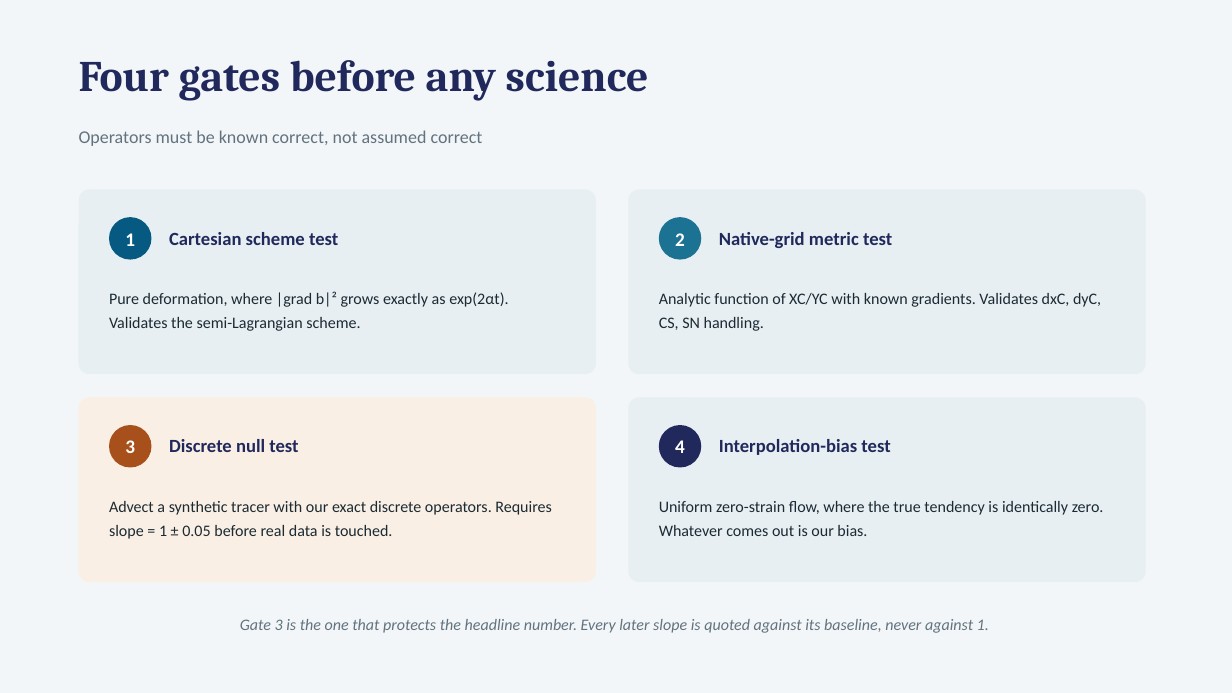
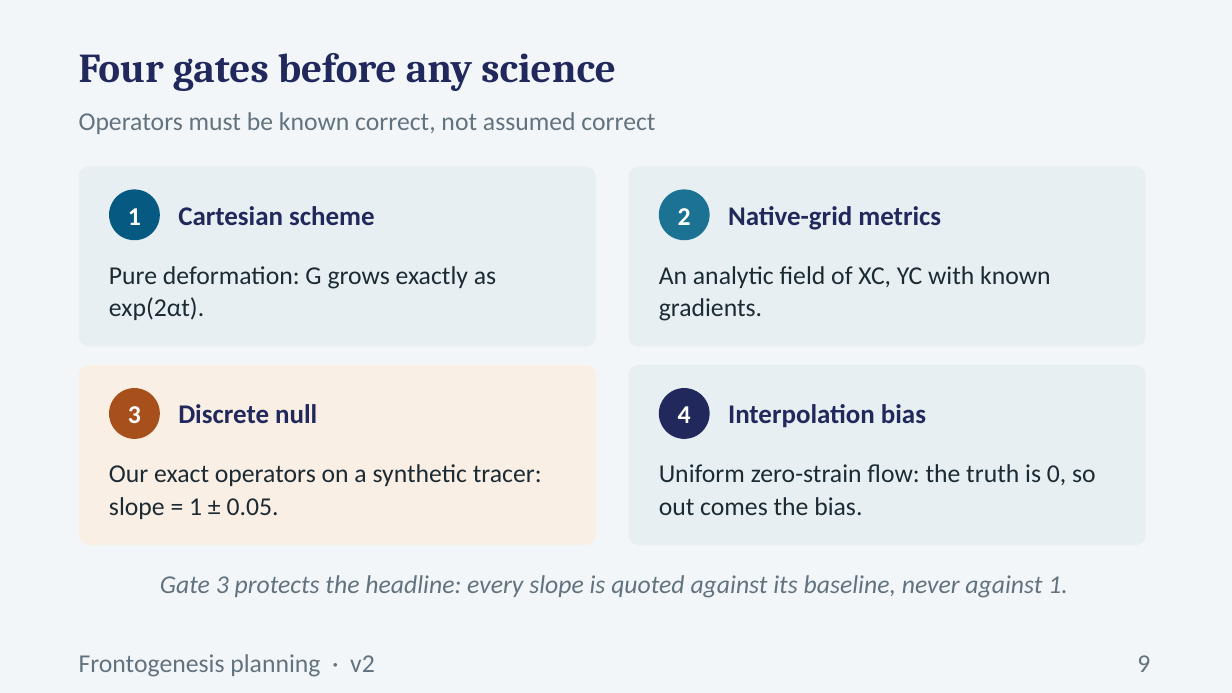
Before and after one commit to Sea-Meets-the-Stars/fronts, a slide deck: slide 9 of dev/frontogenesis/deck/Frontogenesis_Planning.pptx. Drawn at 1232x693 pixels with LibreOffice and Linux fonts; fonts in the diff are those of the drawing. Boxes give left, top, right and bottom in pixels: in the first picture for what was removed or moved away, otherwise in the second. Text is boxed around its words. In the diff, an @@ line names an element or a change of style, - is before the commit and + after.

Commit message:
slide update

```diff
--- a/dev/frontogenesis/deck/Frontogenesis_Planning.pptx
+++ b/dev/frontogenesis/deck/Frontogenesis_Planning.pptx
@@ text "Four gates before any science": place and size @@
-text "Four gates before any science" at [79, 60, 649, 101]
+text "Four gates before any science" at [79, 53, 616, 91]
@@ text "Four gates before any science" at [79, 53, 616, 91]: size 34 to 32 pt; line spacing 1 to 1.05; less space between paragraphs @@
@@ text "Operators must be known correct, ...": place and size @@
-text "Operators must be known correct, ..." at [79, 130, 483, 146]
+text "Operators must be known correct, ..." at [79, 112, 655, 134]
@@ text "Operators must be known correct, ..." at [79, 112, 655, 134]: size 14 to 20 pt; line spacing 1 to 1.05 @@
@@ rounded rectangle: place and size @@
-rounded rectangle at [79, 189, 596, 374]
+rounded rectangle at [79, 166, 596, 347]
@@ rounded rectangle: place and size @@
-rounded rectangle at [628, 189, 1146, 374]
+rounded rectangle at [628, 166, 1146, 347]
@@ ellipse "1": place and size @@
-ellipse "1" at [109, 217, 152, 260]
+ellipse "1" at [109, 189, 160, 240]
@@ text at [178, 206, 374, 225]: text changed; size 14.5 to 21 pt @@
-Cartesian scheme test
+Cartesian scheme
@@ ellipse "2": place and size @@
-ellipse "2" at [659, 217, 701, 260]
+ellipse "2" at [659, 189, 710, 240]
@@ text at [728, 206, 941, 230]: text changed; size 14.5 to 21 pt @@
-Native-grid metric test
+Native-grid metrics
@@ text at [109, 266, 496, 320]: text changed; size 12.5 to 20 pt @@
-Pure deformation, where |grad b|² grows exactly as exp(2αt). Validates the semi-Lagrangian scheme.
+Pure deformation: G grows exactly as exp(2αt).
@@ text at [659, 266, 1050, 321]: text changed; size 12.5 to 20 pt @@
-Analytic function of XC/YC with known gradients. Validates dxC, dyC, CS, SN handling.
+An analytic field of XC, YC with known gradients.
@@ rounded rectangle: place and size @@
-rounded rectangle at [79, 397, 596, 582]
+rounded rectangle at [79, 365, 596, 545]
@@ ellipse "3": place and size @@
-ellipse "3" at [109, 425, 152, 468]
+ellipse "3" at [109, 388, 160, 439]
@@ rounded rectangle: place and size @@
-rounded rectangle at [628, 397, 1146, 582]
+rounded rectangle at [628, 365, 1146, 545]
@@ size 15 to 20 pt in 4 elements at [659, 189, 710, 240], [109, 189, 160, 240], [109, 388, 160, 439], [659, 388, 710, 439] @@
@@ ellipse "4": place and size @@
-ellipse "4" at [659, 425, 701, 468]
+ellipse "4" at [659, 388, 710, 439]
@@ text at [178, 404, 317, 423]: text changed; size 14.5 to 21 pt @@
-Discrete null test
+Discrete null
@@ text at [728, 404, 926, 428]: text changed; size 14.5 to 21 pt @@
-Interpolation-bias test
+Interpolation bias
@@ text at [109, 464, 542, 519]: text changed; size 12.5 to 20 pt @@
-Advect a synthetic tracer with our exact discrete operators. Requires slope = 1 ± 0.05 before real data is touched.
+Our exact operators on a synthetic tracer: slope = 1 ± 0.05.
@@ text at [659, 464, 1096, 515]: text changed; size 12.5 to 20 pt @@
-Uniform zero-strain flow, where the true tendency is identically zero. Whatever comes out is our bias.
+Uniform zero-strain flow: the truth is 0, so out comes the bias.
@@ text at [160, 575, 1067, 598]: text changed; size 12.5 to 20 pt @@
-Gate 3 is the one that protects the headline number. Every later slope is quoted against its baseline, never against 1.
+Gate 3 protects the headline: every slope is quoted against its baseline, never against 1.
@@ text added at [79, 654, 375, 677], 20 pt, text #62737F @@
+Frontogenesis planning · v2
@@ text added at [1137, 655, 1150, 672], 20 pt, text #62737F @@
+9
```
Also in this commit, not shown: 8 other slides changed, 8 slides added, 4 slides removed, 3 other files.
